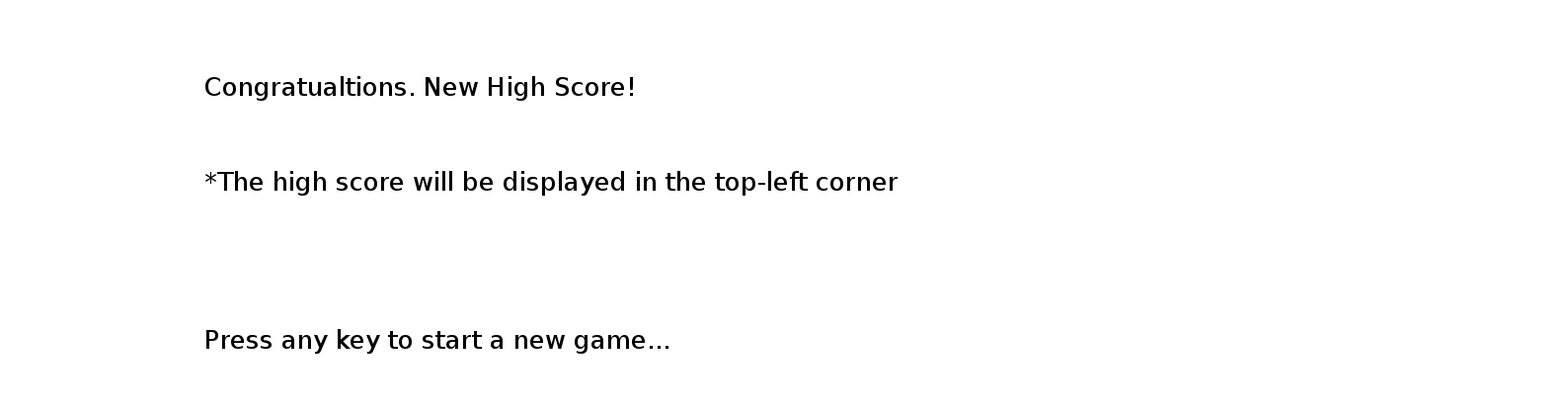
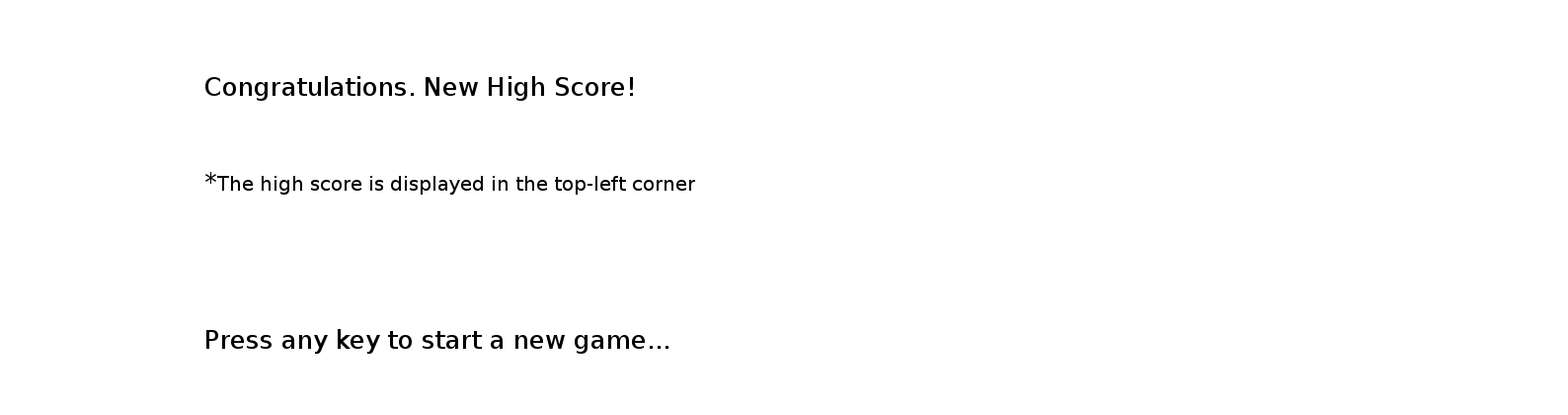
Two versions of the same layered image (1568px x 415px). Layer-by-layer changes:
renamed "Congratualtions. New High Scor..." to "Congratulations. New High Scor...", painted on it over [217, 76, 898, 196]
